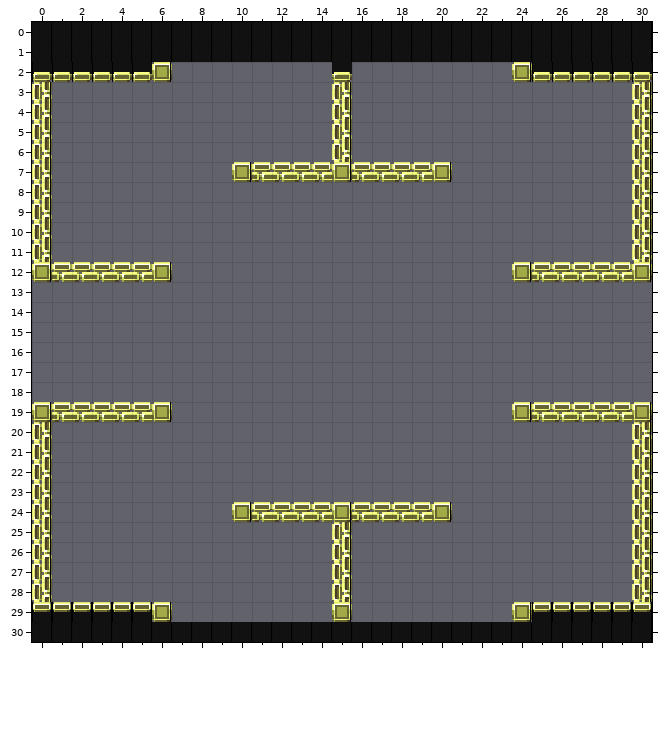
Two versions of a level (Tiled map (JSON), games/Phaser-Snake-Game/public/assets/Tiled/Stage-04.json). Above: the version before the commit.
Cells are 24x24 px. Shown: x 0..30, y 0..30.
After:
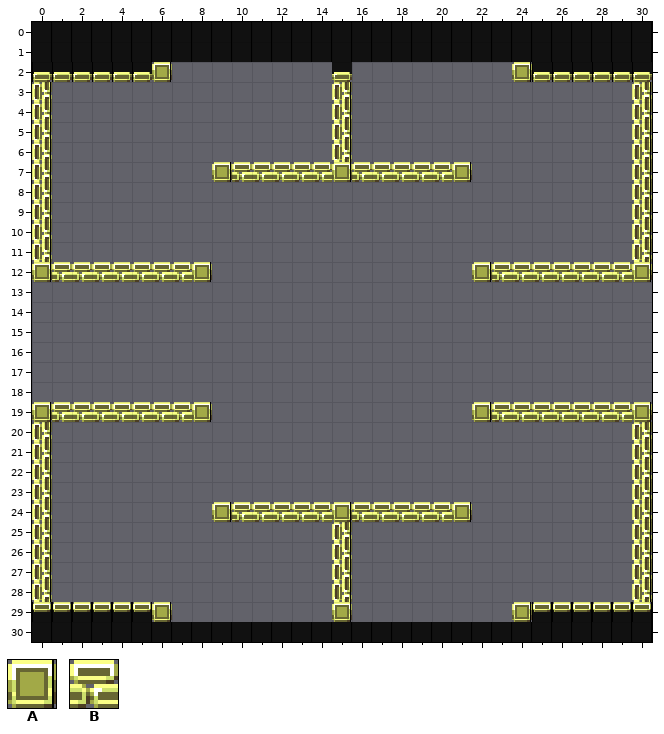
Key: from "tileSheetx24": A 4, B 5.
_ is an empty cell.
Diff:
Layer "Wall":
Tile A is added in row 7 at x 9 and 21; in row 12 at x 8 and 22; in row 19 at x 8 and 22; in row 24 at x 9 and 21.
Tile B replaces tile A in row 7 at x 10 and 20; in row 12 at x 6 and 24; in row 19 at x 6 and 24; in row 24 at x 10 and 20.
Tile B is added in row 12 at x 7 and 23; in row 19 at x 7 and 23.
Where, in picture pixels (left, top, right, bottom), the same in both pictures:
changed: (212, 162, 252, 182)
changed: (432, 162, 472, 182)
changed: (152, 262, 212, 282)
changed: (472, 262, 532, 282)
changed: (152, 402, 212, 422)
changed: (472, 402, 532, 422)
changed: (212, 502, 252, 522)
changed: (432, 502, 472, 522)
